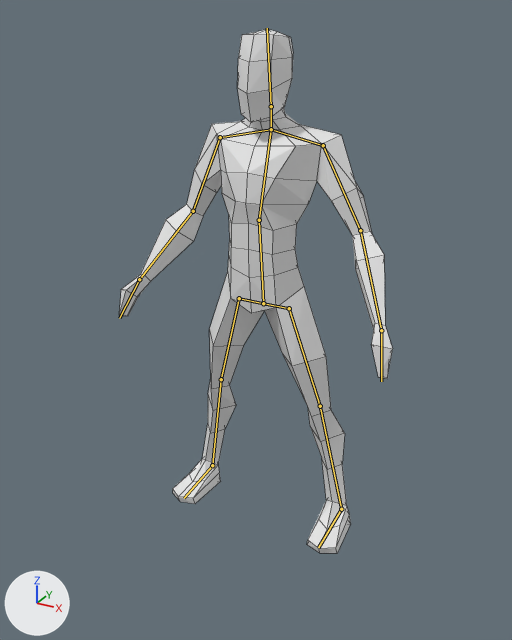
Two versions of the Blender file assets/models/characters/base.blend, one commit apart.
One viewpoint serves both versions: a 50 mm camera at (3.53, -6.92, 5.9) aimed at (0.12, -0.72, 2.8). Arrows for +X, +Y and +Z are at lower left; the lights stay in place. The picture after the commit comes second. The bones that change, and the others that lie on the model, are drawn over the model as lines. Mesh edges are drawn as thin lines.

Names of what the first picture shows: 'base'.
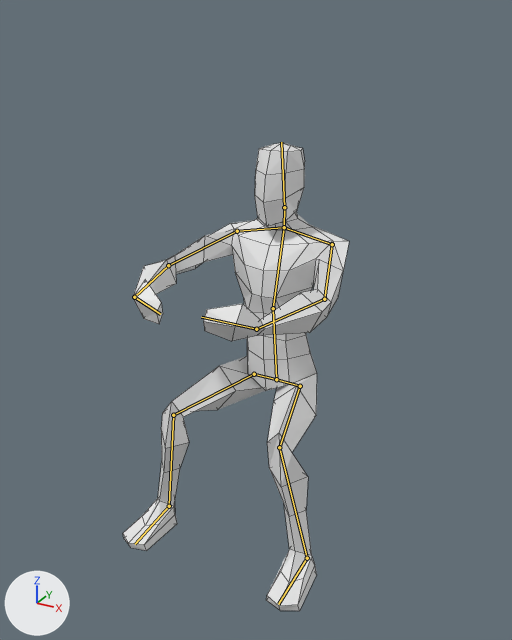
The newer file adds an action. The first version stands in its rest pose; the second is drawn at frame 1 of the action 'speak'.

Changed parts and their boxes (x1, y1, x2, y2) in the pictures (512 x 640 px):
```json
{"object": "base", "change": "posed", "before": [119, 29, 393, 553], "after": [123, 143, 349, 611], "on screen": "17% narrower, 11% shorter"}
{"bone": "body", "before": "(263, 303) to (259, 220)", "after": "(276, 379) to (273, 308)"}
{"bone": "arml", "before": "(220, 137) to (193, 211)", "after": "(237, 231) to (168, 265)"}
{"bone": "arml.001", "before": "(193, 211) to (139, 279)", "after": "(168, 265) to (134, 297)"}
{"bone": "arml.002", "before": "(139, 279) to (119, 318)", "after": "(134, 297) to (160, 314)"}
{"bone": "armr", "before": "(323, 145) to (360, 230)", "after": "(332, 244) to (324, 299)"}
{"bone": "armr.001", "before": "(360, 230) to (381, 330)", "after": "(324, 299) to (256, 329)"}
{"bone": "armr.002", "before": "(381, 330) to (381, 381)", "after": "(256, 329) to (201, 317)"}
{"bone": "body.001", "before": "(263, 303) to (289, 308)", "after": "(276, 379) to (300, 386)"}
{"bone": "legr", "before": "(289, 308) to (320, 406)", "after": "(300, 386) to (279, 447)"}
{"bone": "legr.001", "before": "(320, 406) to (341, 509)", "after": "(279, 447) to (307, 558)"}
{"bone": "body.002", "before": "(263, 303) to (239, 298)", "after": "(276, 379) to (254, 374)"}
{"bone": "legl", "before": "(239, 298) to (221, 379)", "after": "(254, 374) to (173, 415)"}
{"bone": "legl.001", "before": "(221, 379) to (212, 465)", "after": "(173, 415) to (169, 506)"}
```

The change, as JSON lines over the scene's bpy script:
```json
{"block": "bone_body", "where": "bone_body = bpy.data.objects['Арматура'].pose.bones['body']  # child of 'roor'"}
{"op": "set", "path": "bone_body.location", "old": "(0.0, 0.0, 0.0)", "new": "(0.0, -1.18, -0.22)"}
{"block": "bone_arml", "where": "bone_arml = bpy.data.objects['Арматура'].pose.bones['arml']  # child of 'body.012'"}
{"op": "set", "path": "bone_arml.rotation_quaternion", "old": "(1.0, 0.0, 0.0, 0.0)", "new": "(0.759, 0.539, 0.272, 0.244)", "note": "degrees (0, 0, 0) -> degrees (74, 9, 42)"}
{"block": "bone_arml_001", "where": "bone_arml_001 = bpy.data.objects['Арматура'].pose.bones['arml.001']  # child of 'arml'"}
{"op": "set", "path": "bone_arml_001.rotation_quaternion", "old": "(1.0, 0.0, 0.0, 0.0)", "new": "(0.922, -0.224, -0.011, 0.314)", "note": "degrees (0, 0, 0) -> degrees (-25, 7, 36)"}
{"block": "bone_arml_002", "where": "bone_arml_002 = bpy.data.objects['Арматура'].pose.bones['arml.002']  # child of 'arml.001'"}
{"op": "set", "path": "bone_arml_002.rotation_quaternion", "old": "(1.0, 0.0, 0.0, 0.0)", "new": "(0.946, -0.069, -0.003, 0.318)", "note": "degrees (0, 0, 0) -> degrees (-8, 2, 37)"}
{"block": "bone_armr", "where": "bone_armr = bpy.data.objects['Арматура'].pose.bones['armr']  # child of 'body.013'"}
{"op": "set", "path": "bone_armr.rotation_quaternion", "old": "(1.0, 0.0, 0.0, 0.0)", "new": "(0.791, 0.519, -0.213, -0.243)", "note": "degrees (0, 0, 0) -> degrees (68, -5, -38)"}
{"block": "bone_armr_001", "where": "bone_armr_001 = bpy.data.objects['Арматура'].pose.bones['armr.001']  # child of 'armr'"}
{"op": "set", "path": "bone_armr_001.rotation_quaternion", "old": "(1.0, 0.0, 0.0, 0.0)", "new": "(0.962, -0.154, -0.057, -0.219)", "note": "degrees (0, 0, 0) -> degrees (-16, -10, -24)"}
{"block": "bone_armr_002", "where": "bone_armr_002 = bpy.data.objects['Арматура'].pose.bones['armr.002']  # child of 'armr.001'"}
{"op": "set", "path": "bone_armr_002.rotation_quaternion", "old": "(1.0, 0.0, 0.0, 0.0)", "new": "(0.918, -0.099, -0.103, -0.369)", "note": "degrees (0, 0, 0) -> degrees (-6, -15, -43)"}
{"block": "bone_body_001", "where": "bone_body_001 = bpy.data.objects['Арматура'].pose.bones['body.001']  # child of 'roor'"}
{"op": "set", "path": "bone_body_001.location", "old": "(0.0, 0.0, 0.0)", "new": "(-0.35, 0.0, -1.15)"}
{"block": "bone_legr", "where": "bone_legr = bpy.data.objects['Арматура'].pose.bones['legr']  # child of 'body.001'"}
{"op": "set", "path": "bone_legr.rotation_quaternion", "old": "(1.0, 0.0, 0.0, 0.0)", "new": "(0.678, -0.024, -0.203, -0.706)", "note": "degrees (0, 0, 0) -> degrees (16, -18, -95)"}
{"block": "bone_legr_001", "where": "bone_legr_001 = bpy.data.objects['Арматура'].pose.bones['legr.001']  # child of 'legr'"}
{"op": "set", "path": "bone_legr_001.rotation_quaternion", "old": "(1.0, 0.0, 0.0, 0.0)", "new": "(0.677, 0.015, 0.136, 0.723)", "note": "degrees (0, 0, 0) -> degrees (13, 9, 95)"}
{"block": "bone_body_002", "where": "bone_body_002 = bpy.data.objects['Арматура'].pose.bones['body.002']  # child of 'roor'"}
{"op": "set", "path": "bone_body_002.location", "old": "(0.0, 0.0, 0.0)", "new": "(0.35, 0.0, -1.15)"}
{"block": "bone_legl", "where": "bone_legl = bpy.data.objects['Арматура'].pose.bones['legl']  # child of 'body.002'"}
{"op": "set", "path": "bone_legl.rotation_quaternion", "old": "(1.0, 0.0, 0.0, 0.0)", "new": "(0.678, -0.024, 0.208, 0.705)", "note": "degrees (0, 0, 0) -> degrees (16, 18, 95)"}
{"block": "bone_legl_001", "where": "bone_legl_001 = bpy.data.objects['Арматура'].pose.bones['legl.001']  # child of 'legl'"}
{"op": "set", "path": "bone_legl_001.rotation_quaternion", "old": "(1.0, 0.0, 0.0, 0.0)", "new": "(0.677, 0.015, -0.131, -0.724)", "note": "degrees (0, 0, 0) -> degrees (12, -9, -95)"}
```
